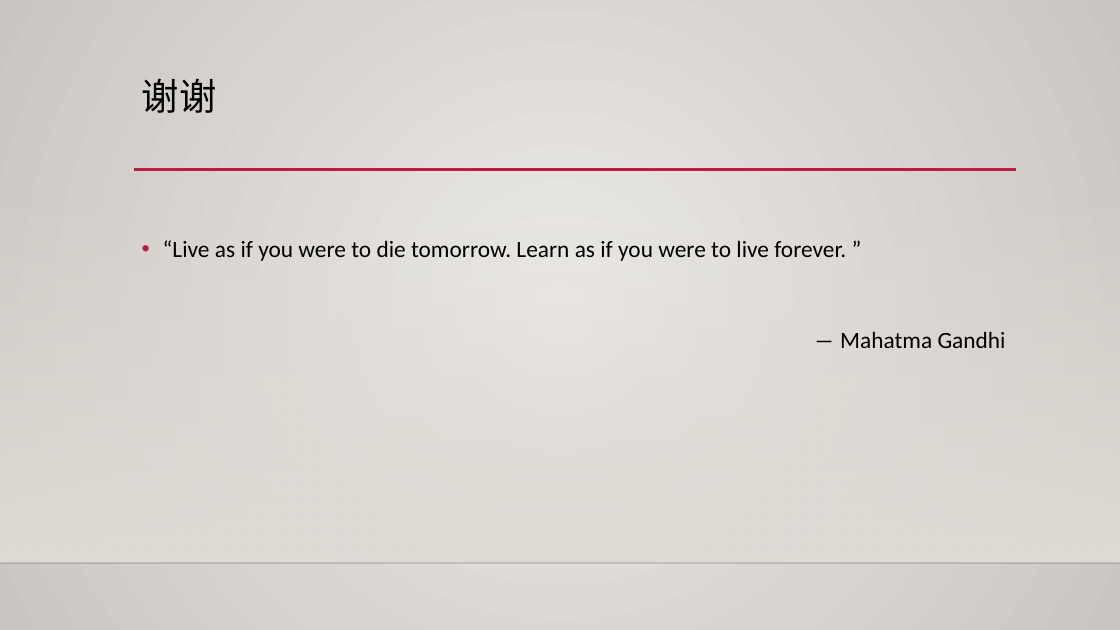
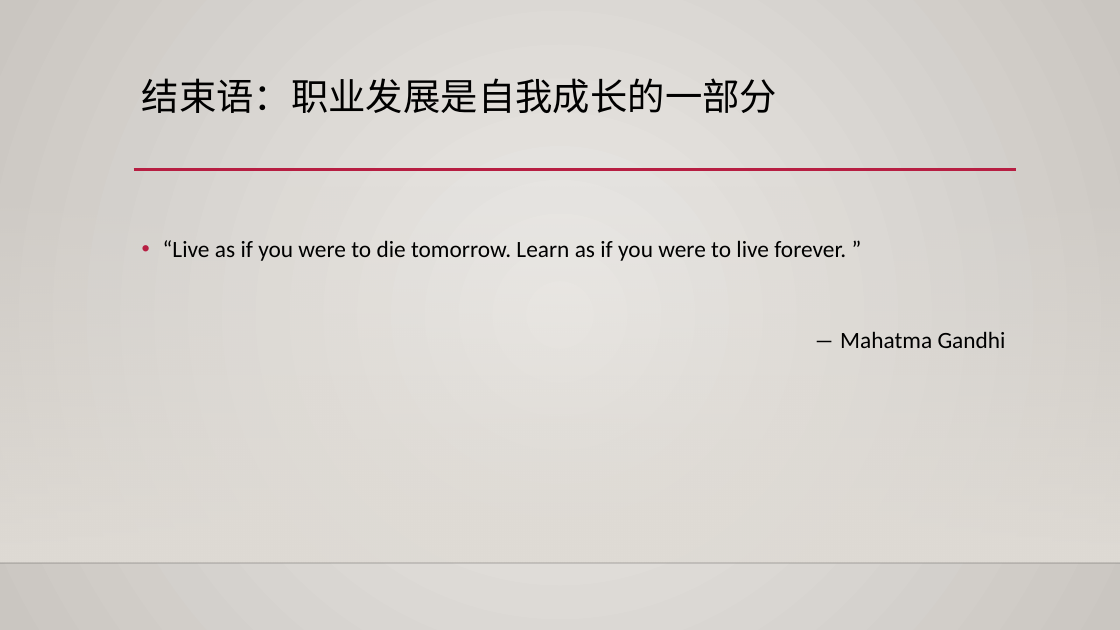
Before and after one commit to yangoliver/mydoc, a slide deck: slide 16 of slides/2016/career_personal_dev.pptx. Drawn at 1120x630 pixels with LibreOffice and Linux fonts; fonts in the diff are those of the drawing; background and template pictures are left out. Boxes give left, top, right and bottom in pixels: in the first picture for what was removed or moved away, otherwise in the second. Text is boxed around its words. In the diff, an @@ line names an element or a change of style, - is before the commit and + after.

```diff
--- a/slides/2016/career_personal_dev.pptx
+++ b/slides/2016/career_personal_dev.pptx
@@ title at [142, 78, 777, 113]: text changed @@
-谢谢
+结束语：职业发展是自我成长的一部分
```
Also in this commit, not shown: 10 other slides changed.
